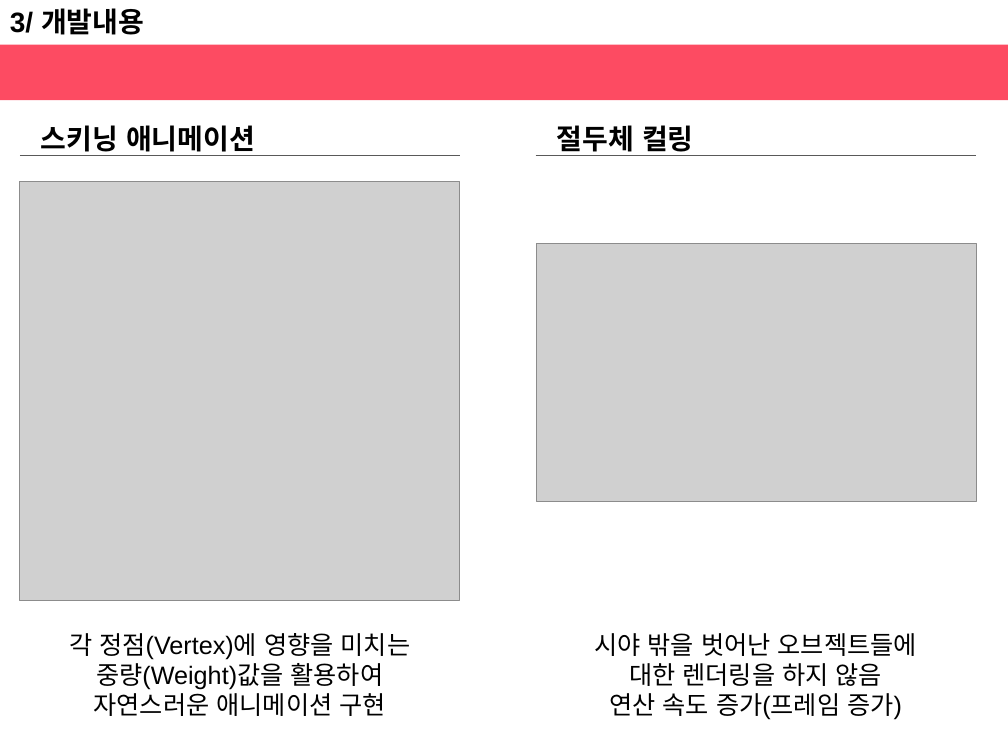
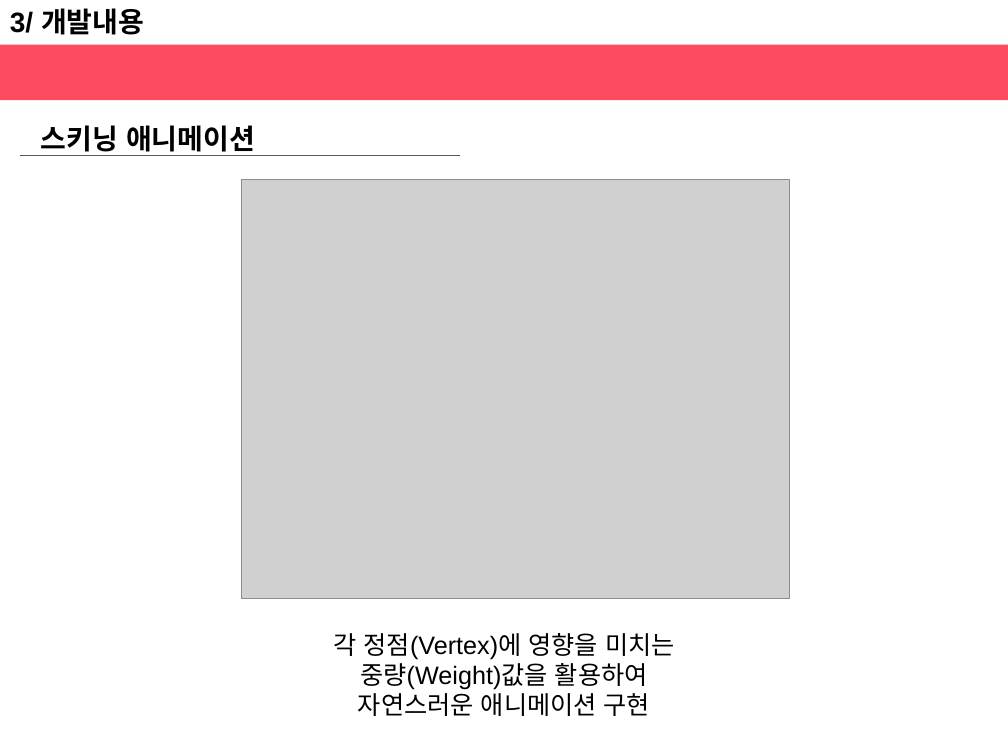
Before and after one commit to haeunjung/Team_Project, a slide deck: slide 7 of 기획문서/앨리스의 태엽_정하은_정우준(중간발표).pptx (slide 8 before the commit). Drawn at 1008x756 pixels with LibreOffice and Linux fonts; fonts in the diff are those of the drawing; grey boxes stand for pictures. Boxes give left, top, right and bottom in pixels: in the first picture for what was removed or moved away, otherwise in the second. Text is boxed around its words. In the diff, an @@ line names an element or a change of style, - is before the commit and + after.

Commit message:
Update 05.21 중간발표 내용 정리 후 커밋 프로젝트 라이브러리 경로 수정 프로젝트 포함파일 경로 수정 Fmod 추가

```diff
--- a/기획문서/앨리스의 태엽_정하은_정우준(중간발표).pptx
+++ b/기획문서/앨리스의 태엽_정하은_정우준(중간발표).pptx
@@ text removed at <box>557,125,694,156</box> @@
-절두체 컬링
@@ picture: place and size @@
-picture at <box>20,181,460,601</box>
+picture at <box>242,179,789,599</box>
@@ line removed from (535, 156) to (976, 156) @@
@@ picture removed at <box>536,243,976,501</box> @@
@@ text "각 정점(Vertex)에 영향을 미치는": place and size @@
-text "각 정점(Vertex)에 영향을 미치는" at <box>69,633,411,716</box>
+text "각 정점(Vertex)에 영향을 미치는" at <box>333,633,675,716</box>
@@ text removed at <box>594,633,917,720</box> @@
-시야 밖을 벗어난 오브젝트들에
-대한 렌더링을 하지 않음
-연산 속도 증가(프레임 증가)
```
Also in this commit, not shown: 5 other slides changed, 3 slides added, 2 slides removed, 31 other files.
